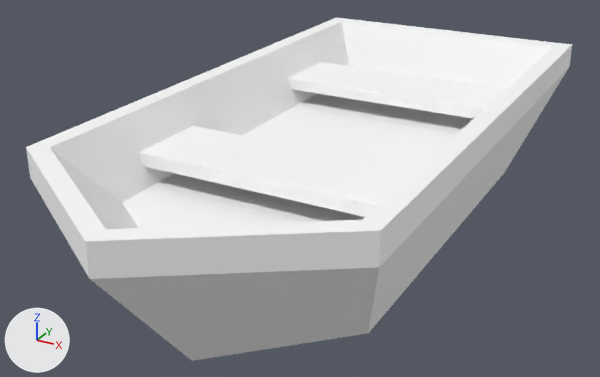
Renders of the glTF model assets/synty/simple_fantasy/models/SF_Veh_Boat_01.glb from each side of a commit.
Rendered twice from a 50 mm camera at (0.0253, -0.0499, 0.029) aimed at (-0.0015, -0.0013, 0.0047). The lights are fixed; the arrows at lower left show +X, +Y and +Z.

Script lines for the objects in view, before the commit:
```python
mat_lambert1 = principled_material('lambert1')
mat_lambert1.base_color = (1.0, 1.0, 1.0)  # white #ffffff
mat_lambert1.roughness = 0.553
me_mesh = bpy.data.meshes.new('Mesh')
me_mesh.from_pydata(...)  # 46 vertices, 68 faces; spans x 0.402..0.4251, y -2.9008..-2.8517, z -0.0269..-0.0157
me_mesh.materials.append(mat_lambert1)  # white #ffffff
ob_sf_veh_boat_01 = bpy.data.objects.new('SF_Veh_Boat_01', me_mesh)
ob_sf_veh_boat_01.location = (-0.41357, 2.87624, 0.02693)
```
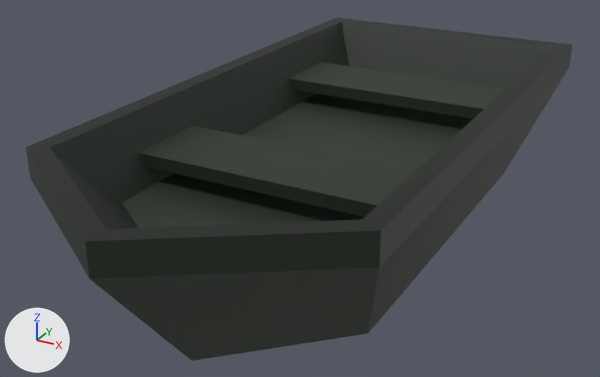
Location of each change, (x1, y1, x2, y2) in pixels of the pictures (600 x 377 px):
```json
{"object": "SF_Veh_Boat_01", "change": "surface changed", "before": [26, 18, 572, 361], "after": [26, 18, 572, 361], "on screen": "white to black"}
```

Scene script edits in JSON lines:
```json
{"op": "add", "block": "img_undead_footman_01", "code": ["img_undead_footman_01 = load_image('Undead_Footman_01', '_unpacked/Undead_Footman_01', 512, 512, 'sRGB')"]}
{"op": "remove", "block": "mat_lambert1", "code": "mat_lambert1.base_color = (1.0, 1.0, 1.0)  # white #ffffff"}
{"op": "add", "block": "mat_lambert1", "code": "mat_lambert1.texture = img_undead_footman_01"}
```
